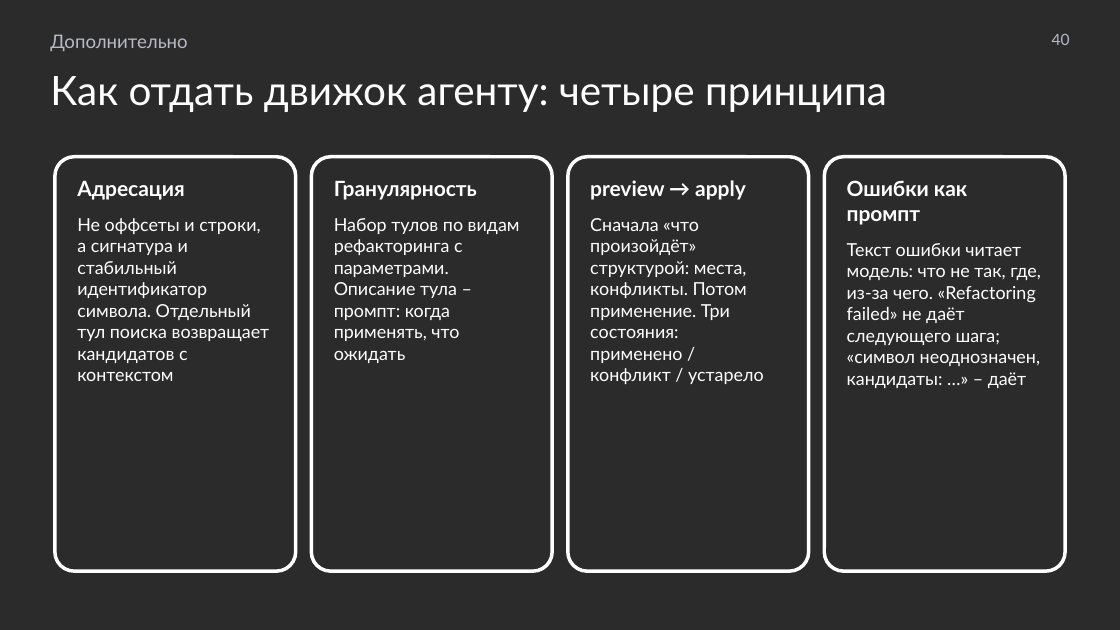
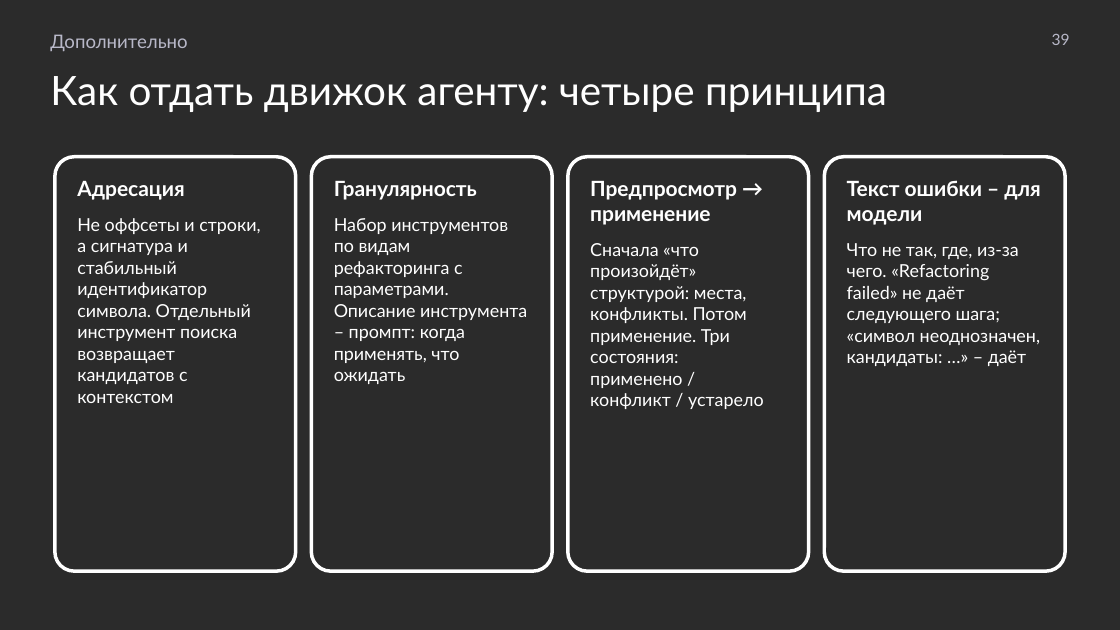
Before and after one commit to MchKosticyn/ide-refactoring-in-ai-agents, a slide deck: slide 39 of Доклад_ Рефакторинг в ИИ-агентах.pptx (slide 40 before the commit). Drawn at 1120x630 pixels with LibreOffice and Linux fonts; fonts in the diff are those of the drawing; background and template pictures are left out; a plain dark background stands for a picture behind light text. Boxes give left, top, right and bottom in pixels: in the first picture for what was removed or moved away, otherwise in the second. Text is boxed around its words. In the diff, an @@ line names an element or a change of style, - is before the commit and + after.

Commit message:
Presentation after review: one-tier plan slides, single case slide, metrics strip on every run, LSP pros/cons, protocol-level wording, dry copy; sync plan

```diff
--- a/Доклад_ Рефакторинг в ИИ-агентах.pptx
+++ b/Доклад_ Рефакторинг в ИИ-агентах.pptx
@@ text at (1052, 34, 1070, 45): text changed @@
-40
+39
@@ text in rounded rectangle at (590, 181, 737, 225): text changed @@
-preview → apply
+Предпросмотр → применение
@@ text in rounded rectangle at (847, 180, 1040, 366): text changed @@
-Ошибки как промпт
-Текст ошибки читает модель: что не так, где, из-за чего. «Refactoring failed» не даёт следующего шага; «символ неоднозначен, кандидаты: …» – даёт
+Текст ошибки – для модели
+Что не так, где, из-за чего. «Refactoring failed» не даёт следующего шага; «символ неоднозначен, кандидаты: …» – даёт
@@ text in rounded rectangle at (77, 218, 260, 403): text changed @@
-Не оффсеты и строки, а сигнатура и стабильный идентификатор символа. Отдельный тул поиска возвращает кандидатов с контекстом
+Не оффсеты и строки, а сигнатура и стабильный идентификатор символа. Отдельный инструмент поиска возвращает кандидатов с контекстом
@@ text in rounded rectangle at (334, 218, 527, 384): text changed @@
-Набор тулов по видам рефакторинга с параметрами. Описание тула – промпт: когда применять, что ожидать
+Набор инструментов по видам рефакторинга с параметрами. Описание инструмента – промпт: когда применять, что ожидать
```
Also in this commit, not shown: 28 other slides changed, 8 slides added, 9 slides removed, 2 other files.
